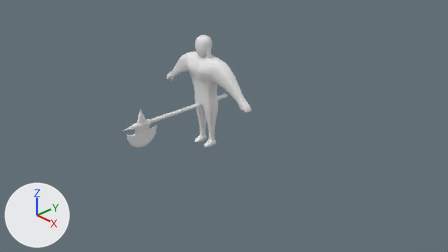
An edit to the Blender file 3Dpractice/Assets/Model/man.blend, drawn before and after from the same camera.
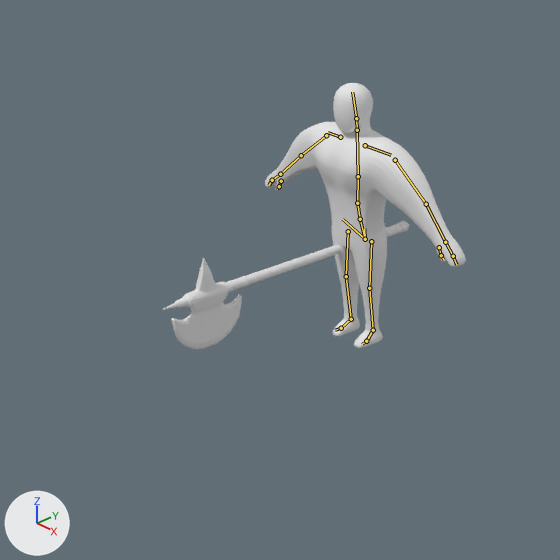
Each version appears first from the file's camera 'Camera', and next in a close-up on the part from 12% to 65% of the width and 0% to 94% of the height. Every picture has the same lights, and +X, +Y and +Z are marked at lower left. The bones that bend it are drawn over the model as lines in the close-ups.

The first close-up shows 'Cube', 'axe'.
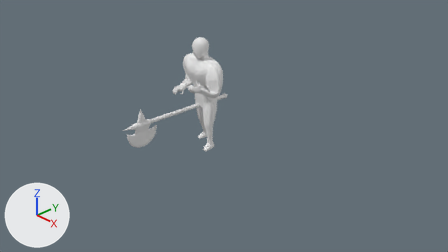
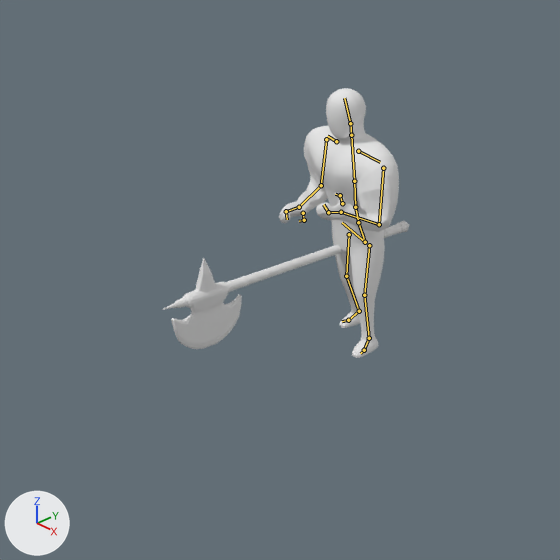
The newer file adds an action. The first version stands in its rest pose; the second is drawn at frame 1 of the action 'idle_hold'.

Diff of the bpy script that builds the scene:
```diff
--- a/3Dpractice/Assets/Model/man.blend.py
+++ b/3Dpractice/Assets/Model/man.blend.py
@@ bone_hips @@
 bone_hips = bpy.data.objects['metarig.001'].pose.bones['hips']
-bone_hips.location = (0.0, 0.0, 0.0)
-bone_hips.rotation_quaternion = (1.0, 0.0, 0.0, 0.0)  # degrees (0, 0, 0)
+bone_hips.location = (0.0, -0.029, 0.008)
+bone_hips.rotation_quaternion = (0.999, 0.028, -0.037, 0.011)  # degrees (3, -4, 1)
@@ bone_shoulder_l @@
 bone_shoulder_l = bpy.data.objects['metarig.001'].pose.bones['shoulder.L']  # child of 'chest'
 bone_shoulder_l.rotation_mode = 'YXZ'
-bone_shoulder_l.rotation_euler = (0.0, 0.0, 0.0)  # degrees (0, 0, 0)
+bone_shoulder_l.rotation_euler = (0.0, 0.0175, -0.157)  # degrees (0, 1, -9)
@@ bone_hand_l @@
 bone_hand_l = bpy.data.objects['metarig.001'].pose.bones['hand.L']  # child of 'forearm.L'
-bone_hand_l.rotation_quaternion = (1.0, 0.0, 0.0, 0.0)  # degrees (0, 0, 0)
+bone_hand_l.rotation_quaternion = (0.92, 0.028, -0.351, 0.172)  # degrees (-5, -41, 23)
@@ bone_finger_l @@
 bone_finger_l = bpy.data.objects['metarig.001'].pose.bones['finger.L']  # child of 'hand.L'
-bone_finger_l.rotation_quaternion = (1.0, 0.0, 0.0, 0.0)  # degrees (0, 0, 0)
+bone_finger_l.rotation_quaternion = (0.915, -0.403, 0.0, 0.0)  # degrees (-48, 0, 0)
@@ bone_upper_thumb_l @@
 bone_upper_thumb_l = bpy.data.objects['metarig.001'].pose.bones['upper_thumb.L']  # child of 'hand.L'
-bone_upper_thumb_l.rotation_quaternion = (1.0, 0.0, 0.0, 0.0)  # degrees (0, 0, 0)
+bone_upper_thumb_l.rotation_quaternion = (0.912, -0.41, 0.0, 0.0)  # degrees (-48, 0, 0)
@@ bone_lower_thumb_l @@
 bone_lower_thumb_l = bpy.data.objects['metarig.001'].pose.bones['lower_thumb.L']  # child of 'upper_thumb.L'
-bone_lower_thumb_l.rotation_quaternion = (1.0, 0.0, 0.0, 0.0)  # degrees (0, 0, 0)
+bone_lower_thumb_l.rotation_quaternion = (0.95, 0.312, 0.0, 0.0)  # degrees (36, 0, 0)
@@ bone_shoulder_r @@
 bone_shoulder_r = bpy.data.objects['metarig.001'].pose.bones['shoulder.R']  # child of 'chest'
 bone_shoulder_r.rotation_mode = 'YXZ'
-bone_shoulder_r.rotation_euler = (0.0, 0.0, 0.0)  # degrees (0, 0, 0)
+bone_shoulder_r.rotation_euler = (0.0, 0.0, -0.0524)  # degrees (0, 0, -3)
@@ bone_forearm_r @@
 bone_forearm_r = bpy.data.objects['metarig.001'].pose.bones['forearm.R']  # child of 'upper_arm.R'
-bone_forearm_r.rotation_quaternion = (1.0, 0.0, 0.0, 0.0)  # degrees (0, 0, 0)
+bone_forearm_r.rotation_quaternion = (0.913, 0.313, -0.24, 0.107)  # degrees (37, -30, 3)
@@ bone_hand_r @@
 bone_hand_r = bpy.data.objects['metarig.001'].pose.bones['hand.R']  # child of 'forearm.R'
-bone_hand_r.rotation_quaternion = (1.0, 0.0, 0.0, 0.0)  # degrees (0, 0, 0)
+bone_hand_r.rotation_quaternion = (0.937, 0.011, -0.306, -0.169)  # degrees (9, -35, -23)
@@ bone_finger_r @@
 bone_finger_r = bpy.data.objects['metarig.001'].pose.bones['finger.R']  # child of 'hand.R'
-bone_finger_r.rotation_quaternion = (1.0, 0.0, 0.0, 0.0)  # degrees (0, 0, 0)
+bone_finger_r.rotation_quaternion = (0.874, -0.486, 0.0, 0.0)  # degrees (-58, 0, 0)
@@ bone_upper_thumb_r @@
 bone_upper_thumb_r = bpy.data.objects['metarig.001'].pose.bones['upper_thumb.R']  # child of 'hand.R'
-bone_upper_thumb_r.rotation_quaternion = (1.0, 0.0, 0.0, 0.0)  # degrees (0, 0, 0)
+bone_upper_thumb_r.rotation_quaternion = (0.919, -0.393, 0.0, 0.0)  # degrees (-46, 0, 0)
@@ bone_lower_thumb_r @@
 bone_lower_thumb_r = bpy.data.objects['metarig.001'].pose.bones['lower_thumb.R']  # child of 'upper_thumb.R'
-bone_lower_thumb_r.rotation_quaternion = (1.0, 0.0, 0.0, 0.0)  # degrees (0, 0, 0)
+bone_lower_thumb_r.rotation_quaternion = (0.85, 0.527, 0.0, 0.0)  # degrees (64, 0, 0)
@@ bone_foot_l @@
 bone_foot_l = bpy.data.objects['metarig.001'].pose.bones['foot.L']  # child of 'shin.L'
-bone_foot_l.rotation_quaternion = (1.0, 0.0, 0.0, 0.0)  # degrees (0, 0, 0)
+bone_foot_l.rotation_quaternion = (0.999, 0.033, -0.018, 0.009)  # degrees (4, -2, 1)
@@ bone_foot_r @@
 bone_foot_r = bpy.data.objects['metarig.001'].pose.bones['foot.R']  # child of 'shin.R'
-bone_foot_r.rotation_quaternion = (1.0, 0.0, 0.0, 0.0)  # degrees (0, 0, 0)
+bone_foot_r.rotation_quaternion = (0.993, -0.09, 0.062, -0.034)  # degrees (-11, 7, -5)
@@ bone_ik_leg_l @@
 bone_ik_leg_l = bpy.data.objects['metarig.001'].pose.bones['ik_leg.L']
-bone_ik_leg_l.location = (0.0, 0.0, 0.0)
+bone_ik_leg_l.location = (0.083, -0.127, -0.005)
@@ bone_pole_leg_l @@
 bone_pole_leg_l = bpy.data.objects['metarig.001'].pose.bones['pole_leg.L']
-bone_pole_leg_l.location = (0.0, 0.0, 0.0)
+bone_pole_leg_l.location = (-0.119, 0.0, 0.011)
@@ bone_ik_leg_r @@
 bone_ik_leg_r = bpy.data.objects['metarig.001'].pose.bones['ik_leg.R']
-bone_ik_leg_r.location = (0.0, 0.0, 0.0)
+bone_ik_leg_r.location = (-0.077, 0.168, -0.005)
@@ bone_pole_leg_r @@
 bone_pole_leg_r = bpy.data.objects['metarig.001'].pose.bones['pole_leg.R']
-bone_pole_leg_r.location = (0.0, 0.0, 0.0)
+bone_pole_leg_r.location = (0.119, 0.0, 0.011)
@@ bone_ik_arm_l @@
 bone_ik_arm_l = bpy.data.objects['metarig.001'].pose.bones['ik_arm.L']
-bone_ik_arm_l.location = (0.0, 0.0, 0.0)
+bone_ik_arm_l.location = (-0.672, 0.228, 0.568)
@@ bone_pole_arm_l @@
 bone_pole_arm_l = bpy.data.objects['metarig.001'].pose.bones['pole_arm.L']
-bone_pole_arm_l.location = (0.0, 0.0, 0.0)
+bone_pole_arm_l.location = (-0.29, 0.0, -0.206)
@@ bone_ik_arm_r @@
 bone_ik_arm_r = bpy.data.objects['metarig.001'].pose.bones['ik_arm.R']
-bone_ik_arm_r.location = (0.0, 0.0, 0.0)
+bone_ik_arm_r.location = (0.666, -0.065, 0.309)
@@ bone_pole_arm_r @@
 bone_pole_arm_r = bpy.data.objects['metarig.001'].pose.bones['pole_arm.R']
-bone_pole_arm_r.location = (0.0, 0.0, 0.0)
+bone_pole_arm_r.location = (0.14, 0.0, 0.011)
```

Boxes [x1, y1, x2, y2] around the edits, measured in the close-ups (560 x 560 px):
'Cube', posed (40% narrower)
    before: [265, 83, 466, 348]
    after: [279, 88, 399, 358]
bone 'hips', root to tip
    before: (365, 239) to (360, 219)
    after: (365, 242) to (358, 222)
bone 'shoulder.L', root to tip
    before: (365, 145) to (391, 155)
    after: (358, 151) to (380, 162)
bone 'hand.L', root to tip
    before: (445, 242) to (453, 256)
    after: (341, 212) to (328, 212)
bone 'finger.L', root to tip
    before: (453, 256) to (456, 264)
    after: (328, 212) to (323, 204)
bone 'upper_thumb.L', root to tip
    before: (439, 247) to (441, 255)
    after: (342, 203) to (340, 195)
bone 'lower_thumb.L', root to tip
    before: (441, 255) to (444, 260)
    after: (340, 195) to (335, 194)
bone 'shoulder.R', root to tip
    before: (340, 137) to (328, 132)
    after: (336, 141) to (327, 136)
bone 'forearm.R', root to tip
    before: (301, 155) to (280, 174)
    after: (321, 185) to (299, 207)
bone 'hand.R', root to tip
    before: (280, 174) to (272, 180)
    after: (299, 207) to (286, 211)
bone 'finger.R', root to tip
    before: (272, 180) to (269, 185)
    after: (286, 211) to (287, 219)
bone 'upper_thumb.R', root to tip
    before: (281, 181) to (279, 186)
    after: (303, 213) to (304, 220)
bone 'lower_thumb.R', root to tip
    before: (279, 186) to (277, 189)
    after: (304, 220) to (299, 221)
bone 'foot.L', root to tip
    before: (373, 330) to (366, 341)
    after: (369, 338) to (364, 350)
bone 'foot.R', root to tip
    before: (351, 319) to (341, 328)
    after: (359, 311) to (348, 320)
